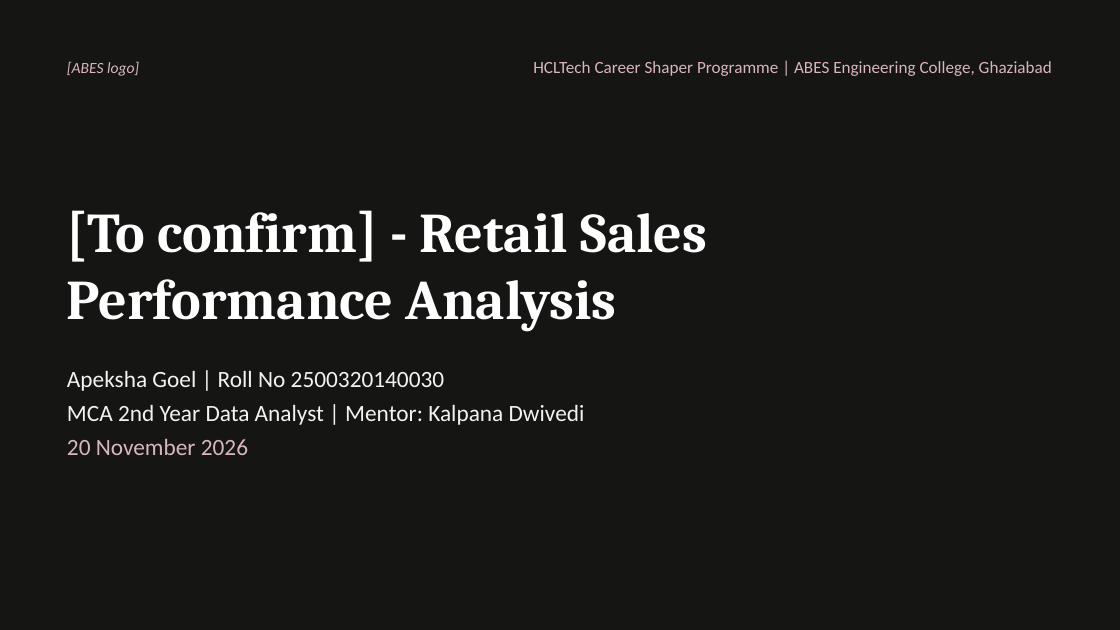
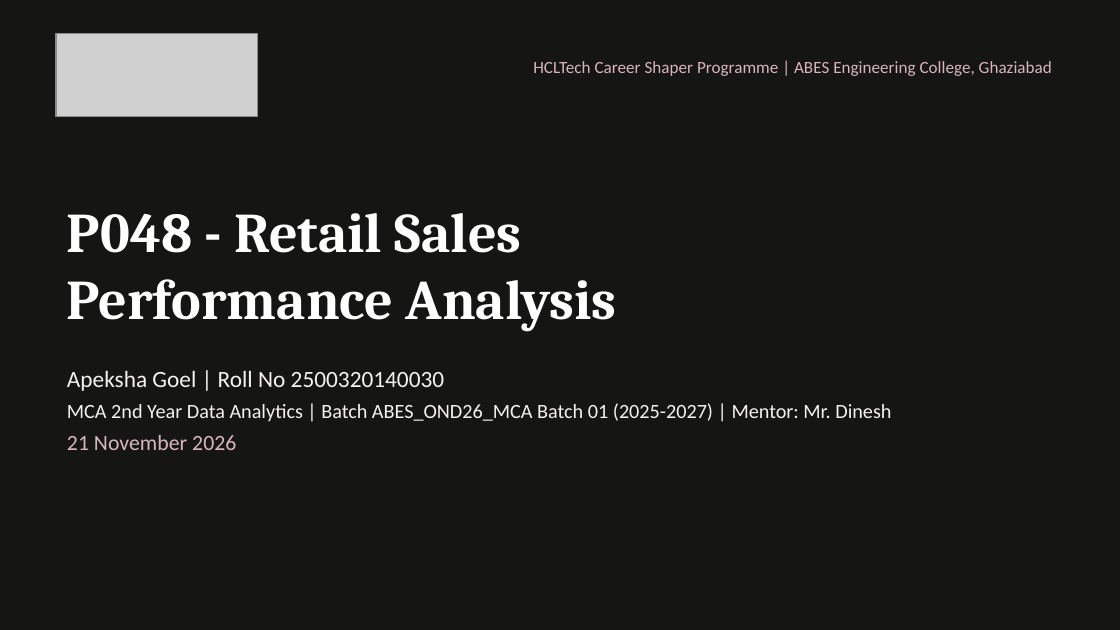
Before and after one commit to goyalApeksha/retail-sales-performance-analysis, a slide deck: slide 1 of docs/18_Presentation_RetailSales_ApekshaGoel.pptx. Drawn at 1120x630 pixels with LibreOffice and Linux fonts; fonts in the diff are those of the drawing; grey boxes stand for pictures. Boxes give left, top, right and bottom in pixels: in the first picture for what was removed or moved away, otherwise in the second. Text is boxed around its words. In the diff, an @@ line names an element or a change of style, - is before the commit and + after.

Commit message:
docs: finalize project P048 with official ABES logo, live dashboard screenshot, mentor Mr. Dinesh, and batch ABES_OND26_MCA_Batch_01

```diff
--- a/docs/18_Presentation_RetailSales_ApekshaGoel.pptx
+++ b/docs/18_Presentation_RetailSales_ApekshaGoel.pptx
@@ picture added at <box>56,34,258,116</box> @@
@@ text removed at <box>67,61,139,76</box> @@
-[ABES logo]
@@ text at <box>67,213,522,253</box>: text changed @@
-[To confirm] - Retail Sales
+P048 - Retail Sales
@@ text at <box>67,403,891,450</box>: text changed; size 15 to 13 pt @@
-MCA 2nd Year Data Analyst | Mentor: Kalpana Dwivedi
-20 November 2026
+MCA 2nd Year Data Analytics | Batch ABES_OND26_MCA Batch 01 (2025-2027) | Mentor: Mr. Dinesh
+21 November 2026
```
Also in this commit, not shown: 10 other slides changed, 36 other files.
